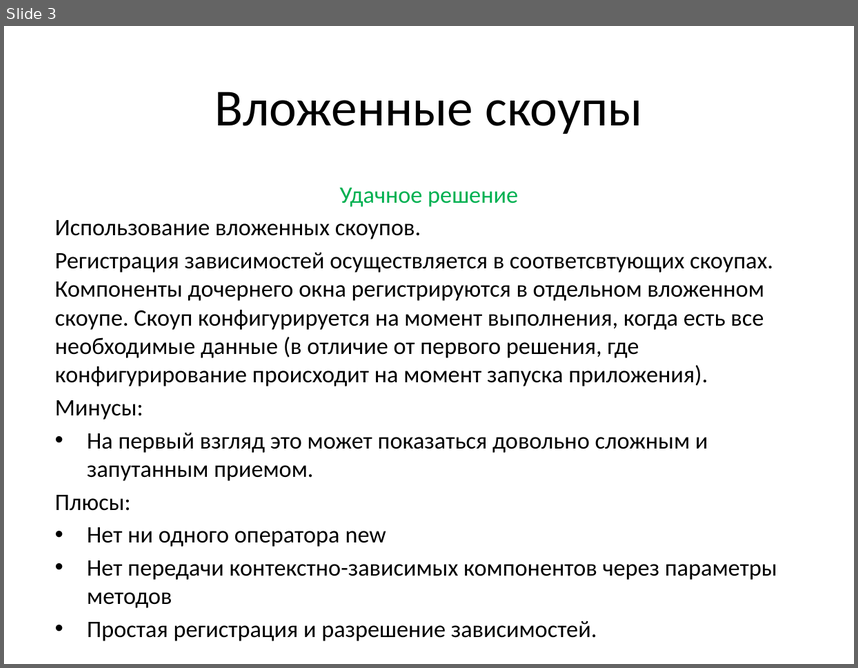
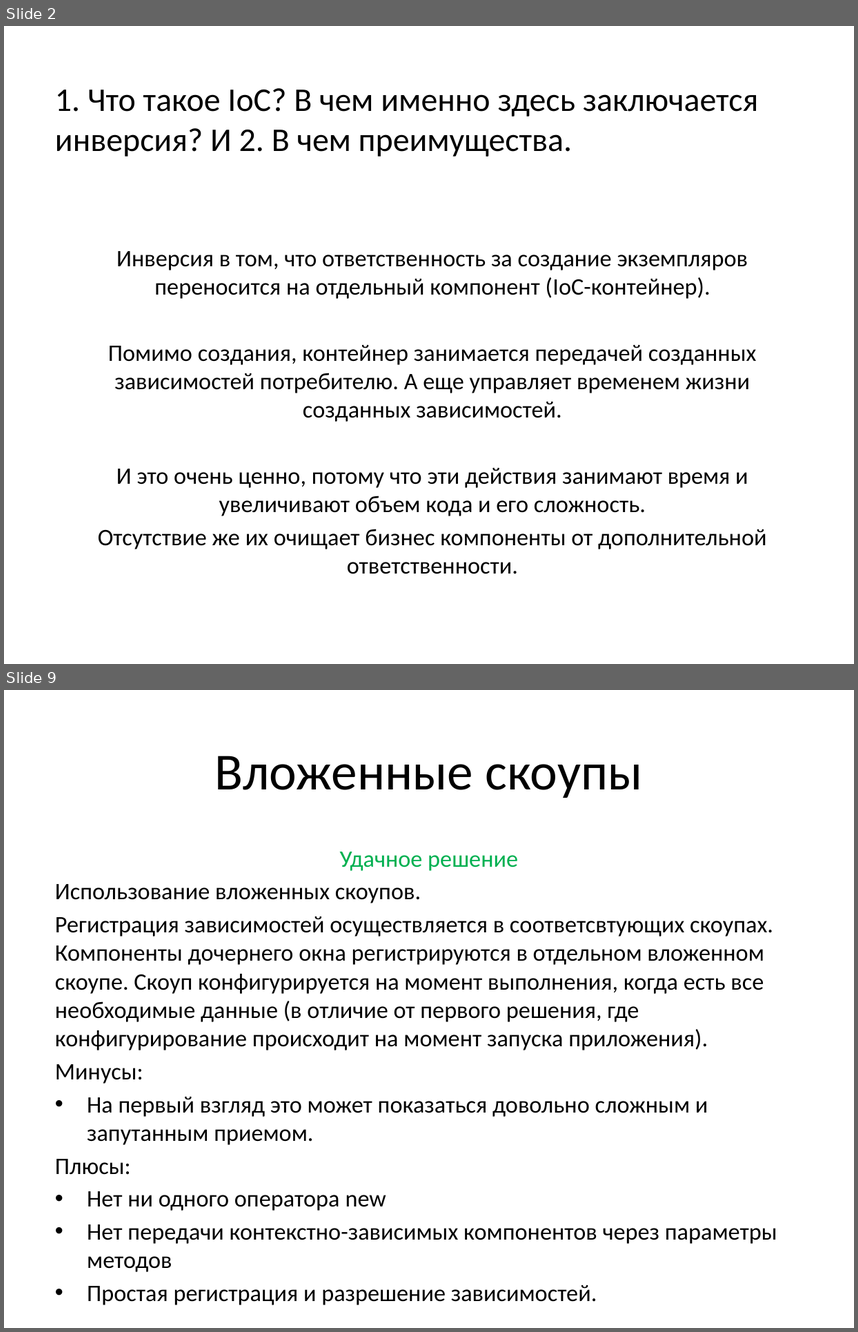
Before and after one commit to efimilya/AutofacPresentation, a slide deck: Slides.pptx. Shown one above the other, each under a label of ours: slide 3 before the commit, slides 2 and 9 after it; the slides between them are not shown. The pictures are 858x668 and 858x1332 pixels, drawn with LibreOffice and Linux fonts; fonts in the diff are those of the drawing. Boxes give left, top, right and bottom in pixels: in the first picture for what was removed or moved away, otherwise in the second. Text is boxed around its words. In the diff, an @@ line names an element or a change of style, - is before the commit and + after.

```diff
--- a/Slides.pptx
+++ b/Slides.pptx
@@ slide 2 added at <box>4,26,854,664</box>, background #FFFFFF @@
@@ title added at <box>55,88,758,156</box>, 28 pt, text #000000 @@
+1. Что такое IoC? В чем именно здесь заключается инверсия? И 2. В чем преимущества.
@@ text added at <box>98,251,766,574</box>, 20 pt, text #000000 @@
+Инверсия в том, что ответственность за создание экземпляров переносится на отдельный компонент (IoC-контейнер).
+Помимо создания, контейнер занимается передачей созданных зависимостей потребителю. А еще управляет временем жизни созданных зависимостей.
+И это очень ценно, потому что эти действия занимают время и увеличивают объем кода и его сложность.
+Отсутствие же их очищает бизнес компоненты от дополнительной ответственности.
@@ what was slide 3 is now slide 9 @@
```
Also in this commit, not shown: 2 slides changed, 5 other slides added, 2 other files.
